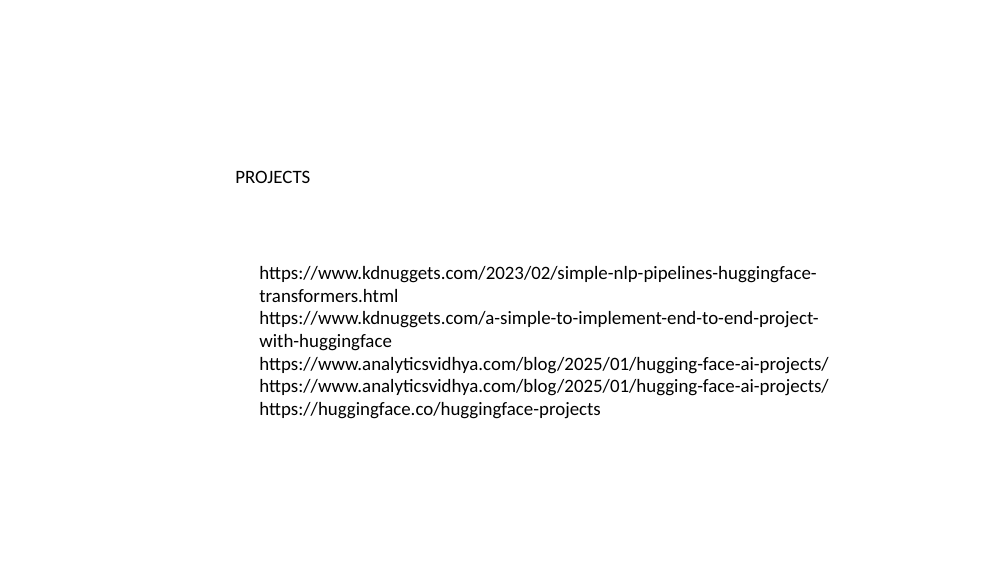
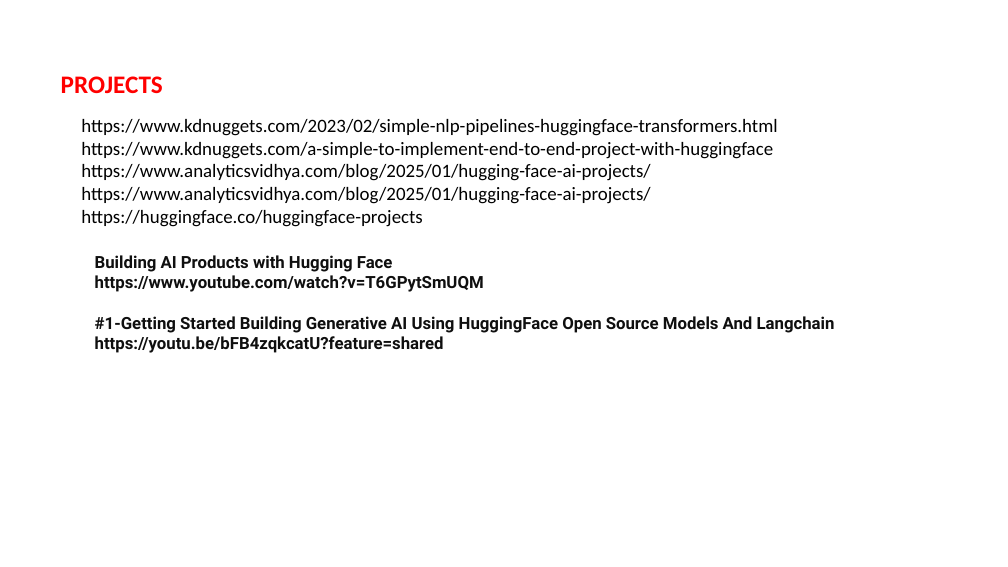
Before and after one commit to shahil04/ds_materials, a slide deck: slide 15 of 9.Deep_learning/class_17_HuggingFace.pptx (slide 6 before the commit). Drawn at 1008x567 pixels with LibreOffice and Linux fonts; fonts in the diff are those of the drawing. Boxes give left, top, right and bottom in pixels: in the first picture for what was removed or moved away, otherwise in the second. Text is boxed around its words. In the diff, an @@ line names an element or a change of style, - is before the commit and + after.

```diff
--- a/9.Deep_learning/class_17_HuggingFace.pptx
+++ b/9.Deep_learning/class_17_HuggingFace.pptx
@@ text "PROJECTS": place and size @@
-text "PROJECTS" at bbox=[235, 170, 310, 183]
+text "PROJECTS" at bbox=[61, 76, 163, 93]
@@ text "PROJECTS" at bbox=[61, 76, 163, 93]: size 18 to 24 pt, text colour #000000 to #FF0000, bold on @@
@@ text "https://www.kdnuggets.com/2023/02/simple-nlp-pipelines-huggi ..." rewrapped from bbox=[259, 266, 828, 419] to bbox=[81, 119, 777, 227] @@
@@ text added at bbox=[95, 255, 835, 353], 16 pt, text #0F0F0F, bold @@
+Building AI Products with Hugging Face
+https://www.youtube.com/watch?v=T6GPytSmUQM
+#1-Getting Started Building Generative AI Using HuggingFace Open Source Models And Langchain
+https://youtu.be/bFB4zqkcatU?feature=shared
```
Also in this commit, not shown: 2 other slides changed, 13 slides added, 1 slide removed, 22 other files.
